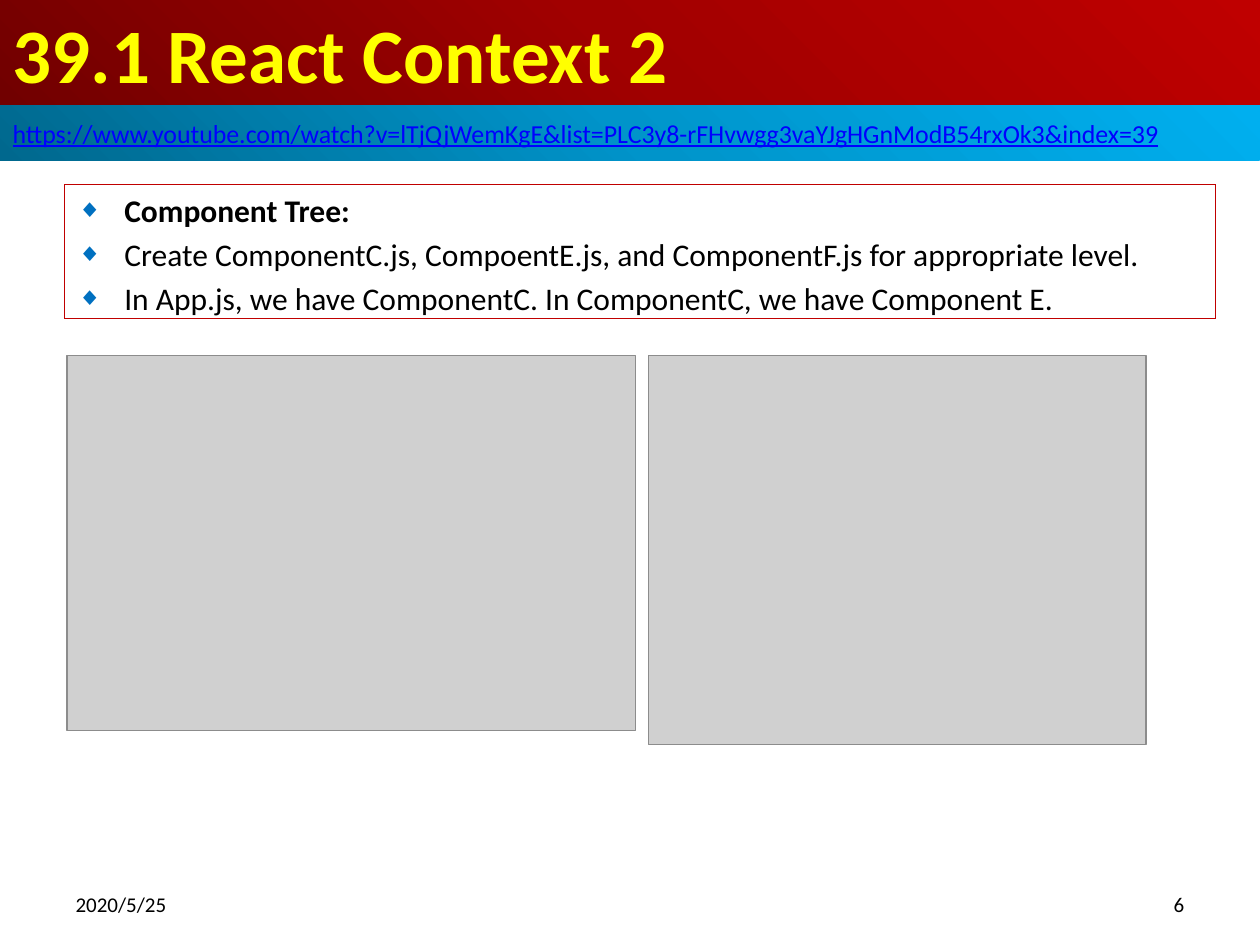
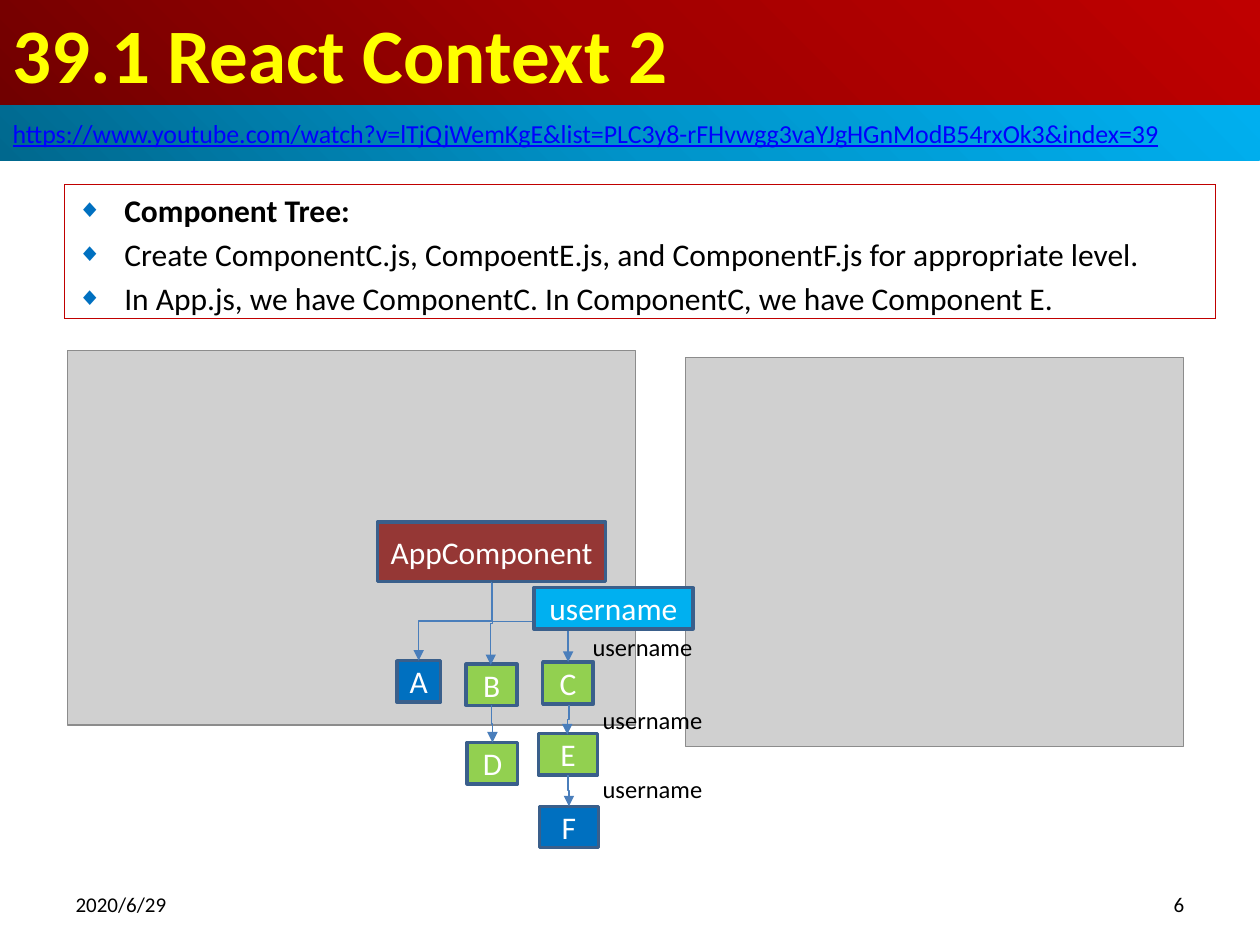
Before and after one commit to peterhchen/800-React-Hook, a slide deck: slide 6 of 39_Context2.pptx. Drawn at 1260x945 pixels with LibreOffice and Linux fonts; fonts in the diff are those of the drawing; grey boxes stand for pictures. Boxes give left, top, right and bottom in pixels: in the first picture for what was removed or moved away, otherwise in the second. Text is boxed around its words. In the diff, an @@ line names an element or a change of style, - is before the commit and + after.

```diff
--- a/39_Context2.pptx
+++ b/39_Context2.pptx
@@ picture: place and size @@
-picture at <box>67,355,635,730</box>
+picture at <box>67,350,635,724</box>
@@ picture: place and size @@
-picture at <box>648,355,1145,745</box>
+picture at <box>685,358,1183,747</box>
@@ rectangle added at <box>378,522,606,581</box>, fill #953735, outline #3A5F8C 2 pt, 18 pt, text #FFFFFF @@
+AppComponent
@@ elbow arrow added from (491, 582) to (418, 660), #4B7EBC 0.75 pt @@
@@ elbow arrow added from (493, 582) to (490, 665), #4B7EBC 0.75 pt @@
@@ elbow arrow added from (491, 582) to (568, 662), #4B7EBC 0.75 pt @@
@@ rectangle added at <box>534,587,693,629</box>, fill #00B0F0, outline #3A5F8C 2 pt, 18 pt, text #FFFFFF @@
+username
@@ text added at <box>593,636,693,662</box>, 14 pt, text #000000 @@
+username
@@ rectangle added at <box>397,660,441,702</box>, fill #0070C0, outline #3A5F8C 2 pt, 18 pt, text #FFFFFF @@
+A
@@ rectangle added at <box>466,664,517,706</box>, fill #92D050, outline #3A5F8C 2 pt, 18 pt, text #FFFFFF @@
+B
@@ rectangle added at <box>543,662,593,704</box>, fill #92D050, outline #3A5F8C 2 pt, 18 pt, text #FFFFFF @@
+C
@@ elbow arrow added from (491, 706) to (493, 742), #4B7EBC 0.75 pt @@
@@ elbow arrow added from (570, 706) to (567, 735), #4B7EBC 0.75 pt @@
@@ text added at <box>603,709,703,735</box>, 14 pt, text #000000 @@
+username
@@ rectangle added at <box>467,742,518,784</box>, fill #92D050, outline #3A5F8C 2 pt, 18 pt, text #FFFFFF @@
+D
@@ rectangle added at <box>538,733,597,775</box>, fill #92D050, outline #3A5F8C 2 pt, 18 pt, text #FFFFFF @@
+E
@@ elbow arrow added from (568, 775) to (570, 806), #4B7EBC 0.75 pt @@
@@ rectangle added at <box>539,806,598,848</box>, fill #0070C0, outline #3A5F8C 2 pt, 18 pt, text #FFFFFF @@
+F
@@ text added at <box>603,786,703,798</box>, 14 pt, text #000000 @@
+username
@@ text at <box>76,897,167,913</box>: text changed @@
-2020/5/25
+2020/6/29
```
Also in this commit, not shown: 21 other slides changed, 2 slides added.
